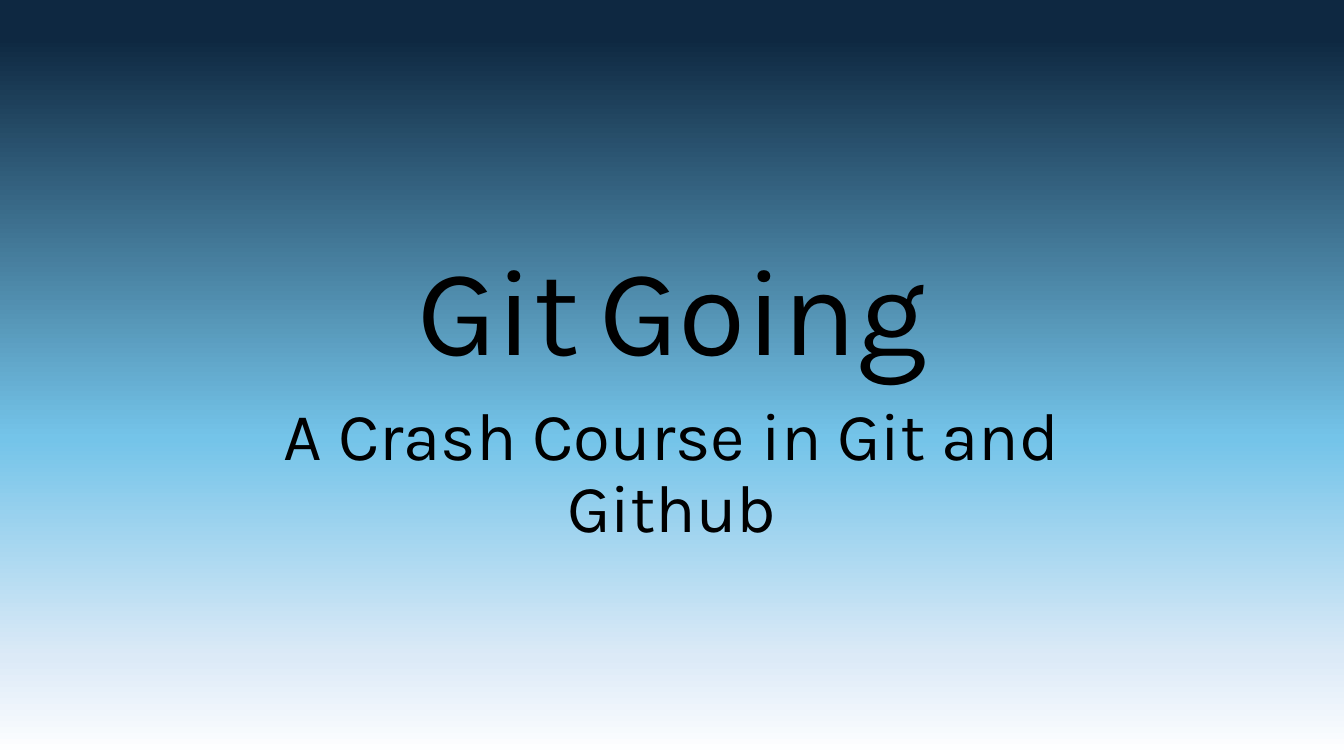
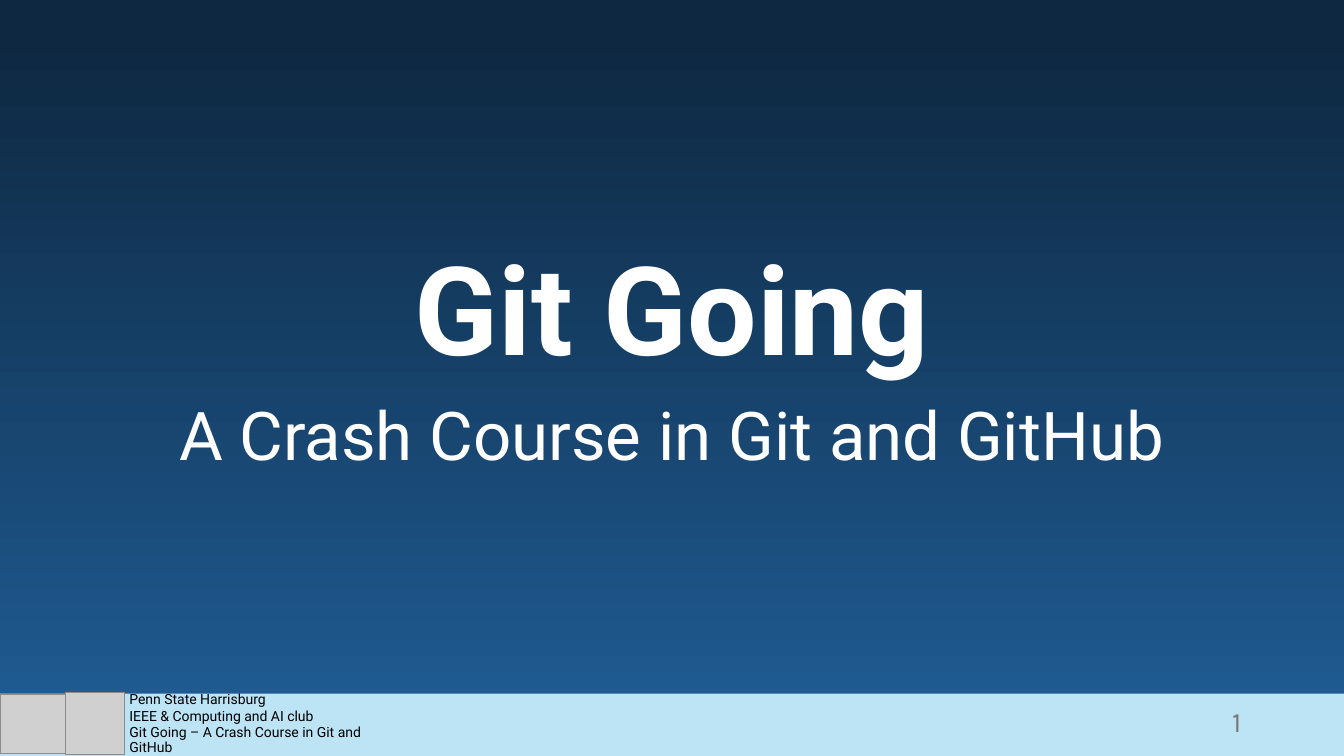
Before and after one commit to Blizzartnaut/GitHub-Tut, a slide deck: slide 1 of GitHub Basics.pptx. Drawn at 1344x756 pixels with LibreOffice and Linux fonts; fonts in the diff are those of the drawing; grey boxes stand for pictures. Boxes give left, top, right and bottom in pixels: in the first picture for what was removed or moved away, otherwise in the second. Text is boxed around its words. In the diff, an @@ line names an element or a change of style, - is before the commit and + after.

Commit message:
Styles suggestion

```diff
--- a/GitHub Basics.pptx
+++ b/GitHub Basics.pptx
@@ background gradient #0E2841 to #74C4E9 to #DCEAF7 to #FFFFFF to gradient #0E2841 to #205E97 @@
@@ title "Git Going" at [415, 264, 929, 381]: font Karla to Roboto, text colour #000000 to #FFFFFF, bold on @@
@@ subtitle at [179, 409, 1164, 461]: text changed; font Karla to Roboto; text colour #000000 to #FFFFFF @@
-A Crash Course in Git and Github
+A Crash Course in Git and GitHub
@@ rectangle added at [0, 694, 1344, 756], fill #BDE4F5 @@
@@ picture added at [0, 695, 66, 754] @@
@@ picture added at [66, 693, 124, 755] @@
@@ text added at [129, 691, 361, 752], 10 pt, text #000000 @@
+Penn State Harrisburg
+IEEE & Computing and AI club
+Git Going – A Crash Course in Git and GitHub
@@ page number added at [1232, 714, 1241, 732], 20 pt, text #797979 @@
+1
```
Also in this commit, not shown: 12 other slides changed.
